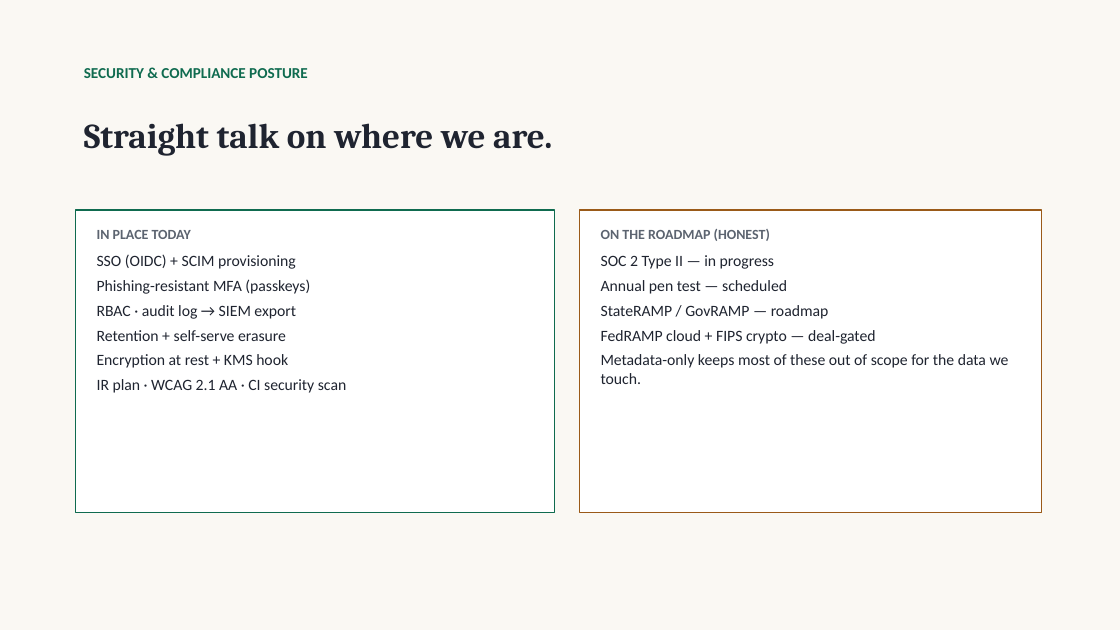
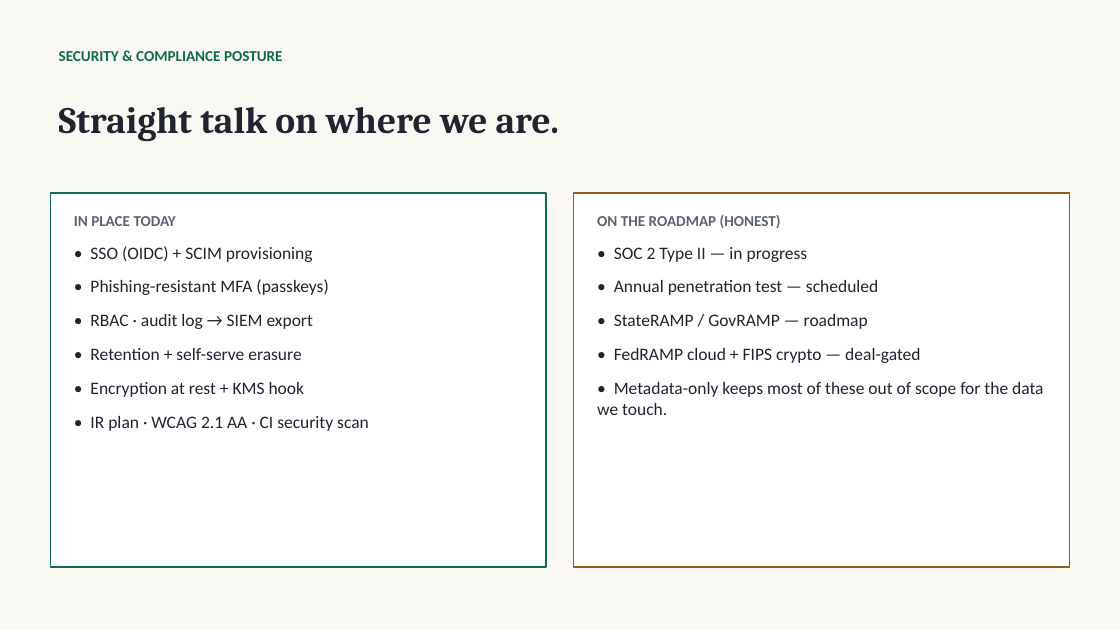
Before and after one commit to krethikram-sudo/options-bot, a slide deck: slide 9 of docs/mhbe-demo-deck.pptx. Drawn at 1120x630 pixels with LibreOffice and Linux fonts; fonts in the diff are those of the drawing. Boxes give left, top, right and bottom in pixels: in the first picture for what was removed or moved away, otherwise in the second. Text is boxed around its words. In the diff, an @@ line names an element or a change of style, - is before the commit and + after.

```diff
--- a/docs/mhbe-demo-deck.pptx
+++ b/docs/mhbe-demo-deck.pptx
@@ text "SECURITY & COMPLIANCE POSTURE" moved from (x1=84, y1=68, x2=308, y2=78) to (x1=59, y1=51, x2=283, y2=61) @@
@@ text "Straight talk on where we ..." moved from (x1=84, y1=123, x2=552, y2=156) to (x1=59, y1=107, x2=559, y2=141) @@
@@ text "Straight talk on where we ..." at (x1=59, y1=107, x2=559, y2=141): size 30 to 32 pt @@
@@ rectangle "IN PLACE TODAY" resized from (x1=76, y1=210, x2=555, y2=513) to (x1=50, y1=193, x2=546, y2=567) @@
@@ rectangle "IN PLACE TODAY" at (x1=50, y1=193, x2=546, y2=567): outline #0F6B4F 1 pt to #0F6B4F 1.25 pt @@
@@ rectangle "ON THE ROADMAP (HONEST)" resized from (x1=580, y1=210, x2=1042, y2=513) to (x1=574, y1=193, x2=1070, y2=567) @@
@@ rectangle "ON THE ROADMAP (HONEST)" at (x1=574, y1=193, x2=1070, y2=567): outline #9A5A18 1 pt to #9A5A18 1.25 pt @@
@@ text in rectangle at (x1=74, y1=216, x2=176, y2=226): size 12 to 13 pt in "IN PLACE TODAY"; more space between paragraphs @@
@@ text in rectangle at (x1=597, y1=215, x2=781, y2=228): size 12 to 13 pt in "ON THE ROADMAP (HONEST)"; more space between paragraphs @@
@@ text in rectangle at (x1=90, y1=246, x2=369, y2=431): text changed; size 13.5 to 15 pt @@
-SSO (OIDC) + SCIM provisioning
-Phishing-resistant MFA (passkeys)
-RBAC · audit log → SIEM export
-Retention + self-serve erasure
-Encryption at rest + KMS hook
-IR plan · WCAG 2.1 AA · CI security scan
+• SSO (OIDC) + SCIM provisioning
+• Phishing-resistant MFA (passkeys)
+• RBAC · audit log → SIEM export
+• Retention + self-serve erasure
+• Encryption at rest + KMS hook
+• IR plan · WCAG 2.1 AA · CI security scan
@@ text in rectangle at (x1=597, y1=247, x2=1043, y2=415): text changed; size 13.5 to 15 pt @@
-SOC 2 Type II — in progress
-Annual pen test — scheduled
-StateRAMP / GovRAMP — roadmap
-FedRAMP cloud + FIPS crypto — deal-gated
-Metadata-only keeps most of these out of scope for the data we touch.
+• SOC 2 Type II — in progress
+• Annual penetration test — scheduled
+• StateRAMP / GovRAMP — roadmap
+• FedRAMP cloud + FIPS crypto — deal-gated
+• Metadata-only keeps most of these out of scope for the data we touch.
```
Also in this commit, not shown: 13 other slides changed, 2 other files.
